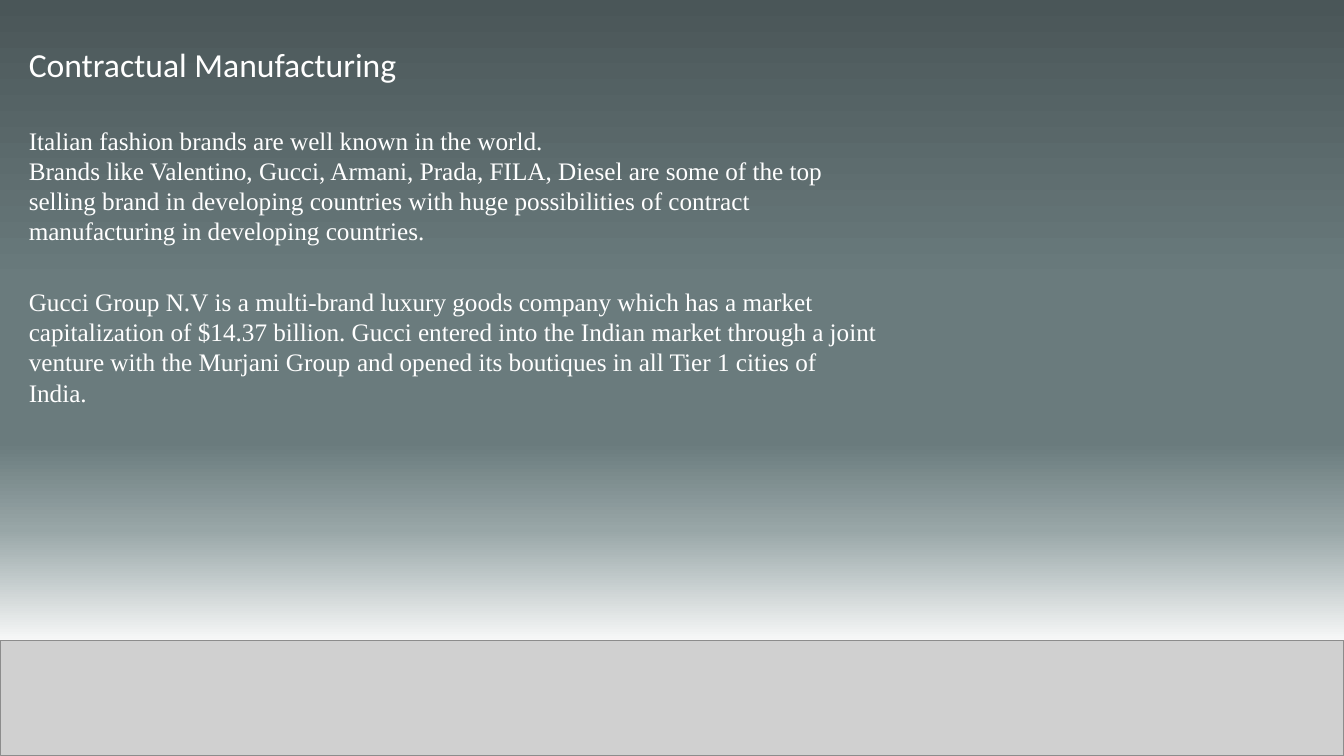
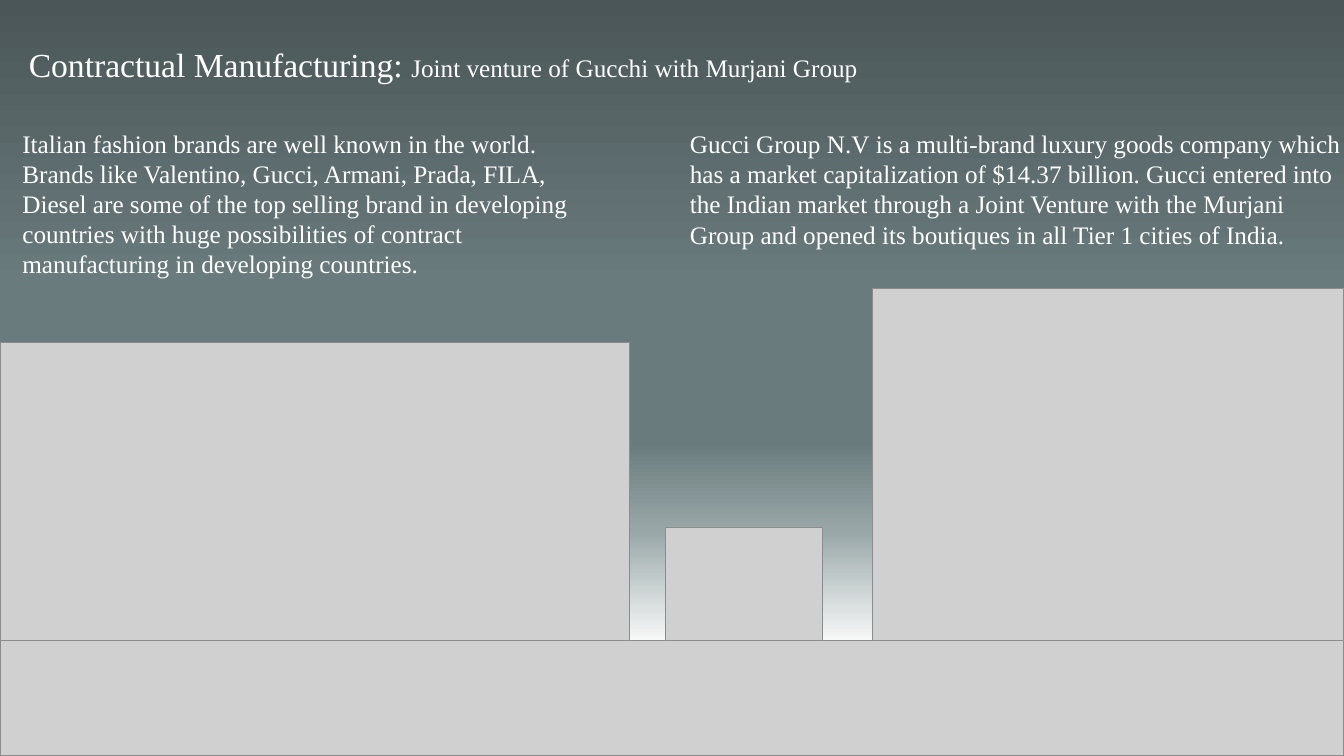
Before and after one commit to Utki-Ji/project, a slide deck: slide 15 of Global-Italy3 (1).pptx. Drawn at 1344x756 pixels with LibreOffice and Linux fonts; fonts in the diff are those of the drawing; grey boxes stand for pictures. Boxes give left, top, right and bottom in pixels: in the first picture for what was removed or moved away, otherwise in the second. Text is boxed around its words. In the diff, an @@ line names an element or a change of style, - is before the commit and + after.

```diff
--- a/Global-Italy3 (1).pptx
+++ b/Global-Italy3 (1).pptx
@@ text added at (29, 53, 857, 84), 18 pt, text #FFFFFF @@
+Contractual Manufacturing: Joint venture of Gucchi with Murjani Group
@@ text added at (22, 135, 567, 279), 18 pt, text #FFFFFF @@
+Italian fashion brands are well known in the world.
+Brands like Valentino, Gucci, Armani, Prada, FILA, Diesel are some of the top selling brand in developing countries with huge possibilities of contract manufacturing in developing countries.
@@ text at (690, 135, 1340, 250): text changed @@
-Contractual Manufacturing
-Italian fashion brands are well known in the world.
-Brands like Valentino, Gucci, Armani, Prada, FILA, Diesel are some of the top selling brand in developing countries with huge possibilities of contract manufacturing in developing countries.
-Gucci Group N.V is a multi-brand luxury goods company which has a market capitalization of $14.37 billion. Gucci entered into the Indian market through a joint venture with the Murjani Group and opened its boutiques in all Tier 1 cities of India.
+Gucci Group N.V is a multi-brand luxury goods company which has a market capitalization of $14.37 billion. Gucci entered into the Indian market through a Joint Venture with the Murjani Group and opened its boutiques in all Tier 1 cities of India.
@@ picture added at (873, 288, 1344, 641) @@
@@ picture added at (0, 343, 630, 641) @@
@@ picture added at (665, 527, 823, 640) @@
```
Also in this commit, not shown: 1 other slide changed.
